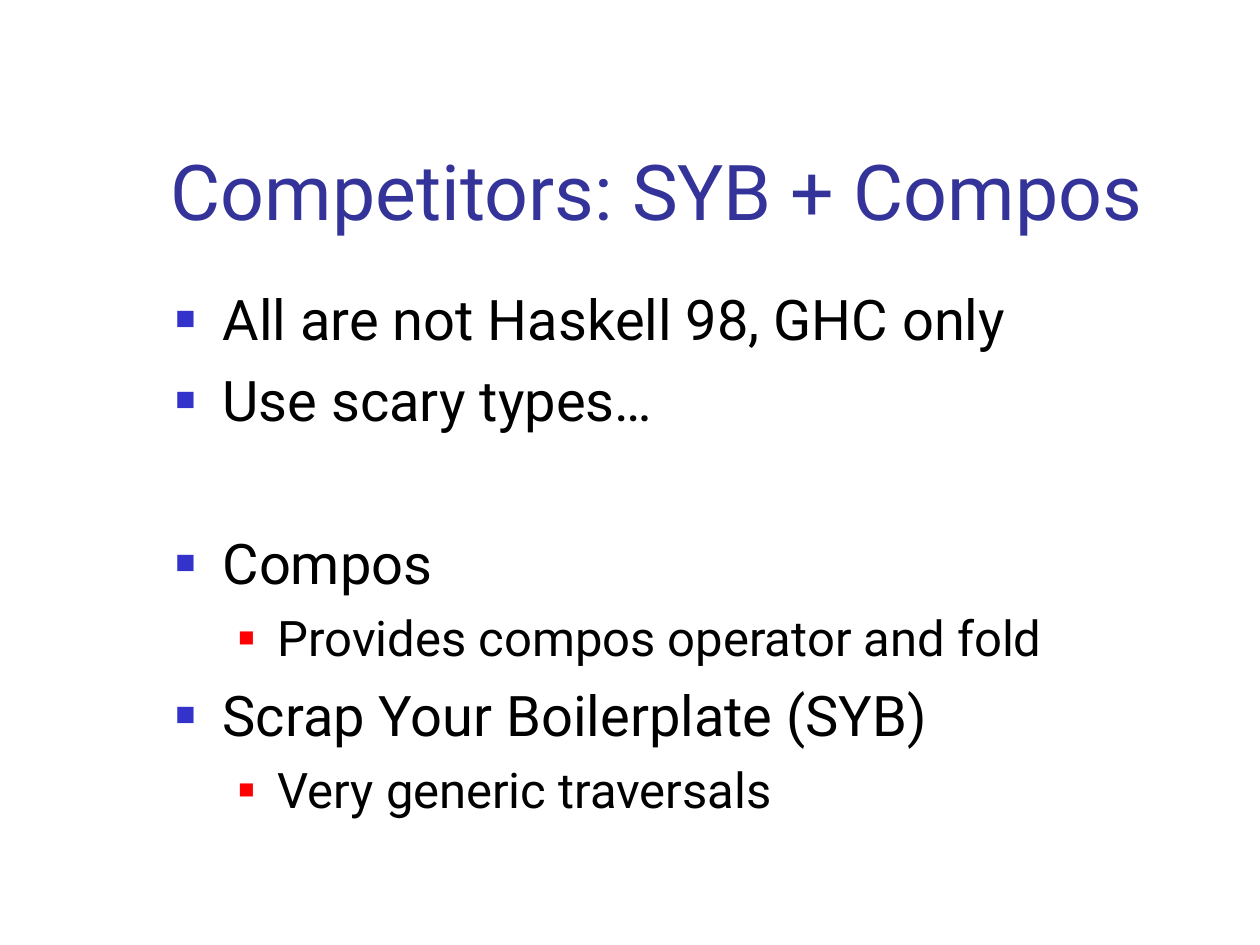
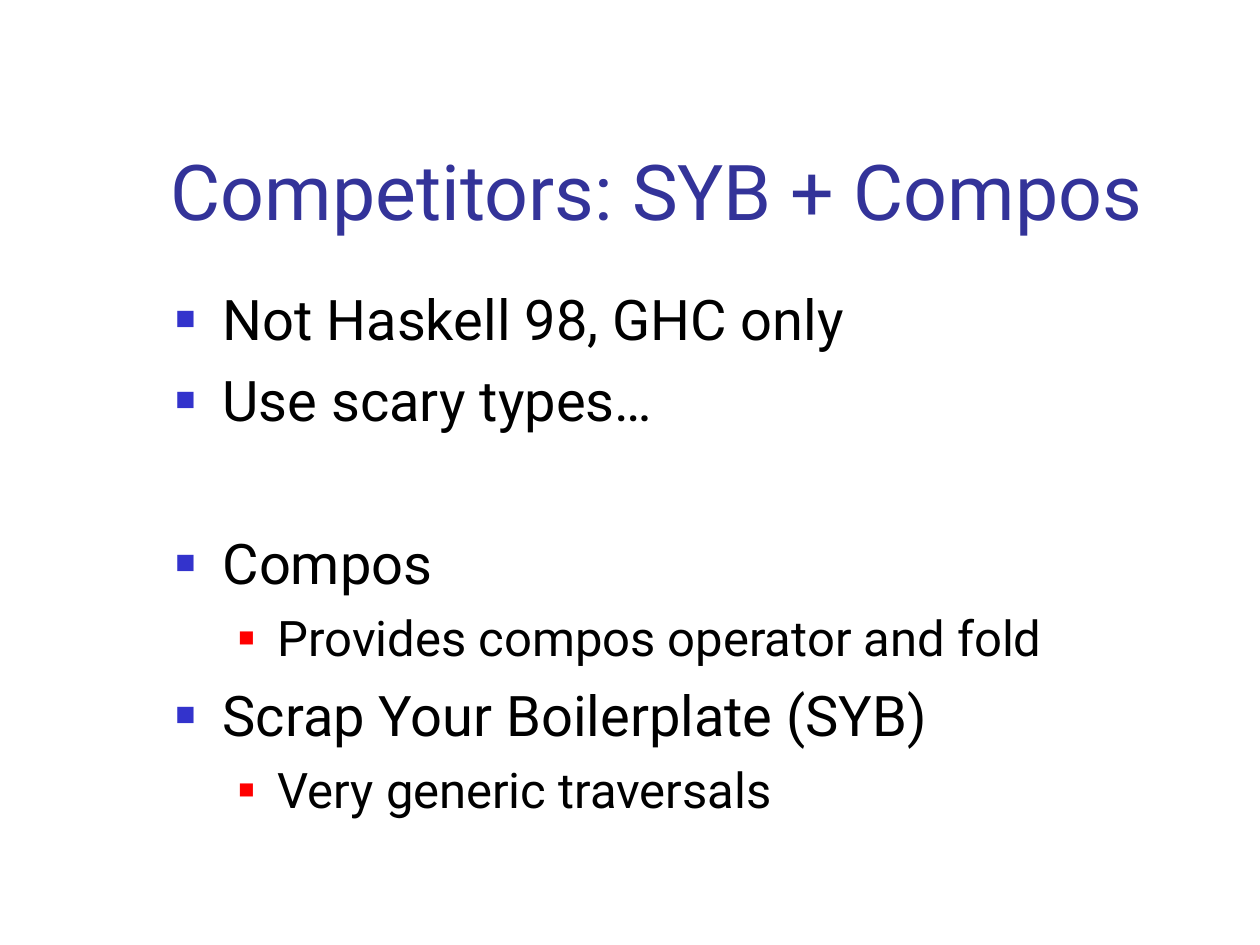
Before and after one commit to ndmitchell/uniplate, a slide deck: slide 35 of presentation/plasma-jan07.ppt. Drawn at 1260x945 pixels with LibreOffice and Linux fonts; fonts in the diff are those of the drawing; background and template pictures are left out. Boxes give left, top, right and bottom in pixels: in the first picture for what was removed or moved away, otherwise in the second. Text is boxed around its words. In the diff, an @@ line names an element or a change of style, - is before the commit and + after.

```diff
--- a/presentation/plasma-jan07.ppt
+++ b/presentation/plasma-jan07.ppt
@@ text at bbox=[223, 298, 844, 352]: text changed @@
-■ All are not Haskell 98, GHC only
+■ Not Haskell 98, GHC only
```
Also in this commit, not shown: 2 other slides changed.
